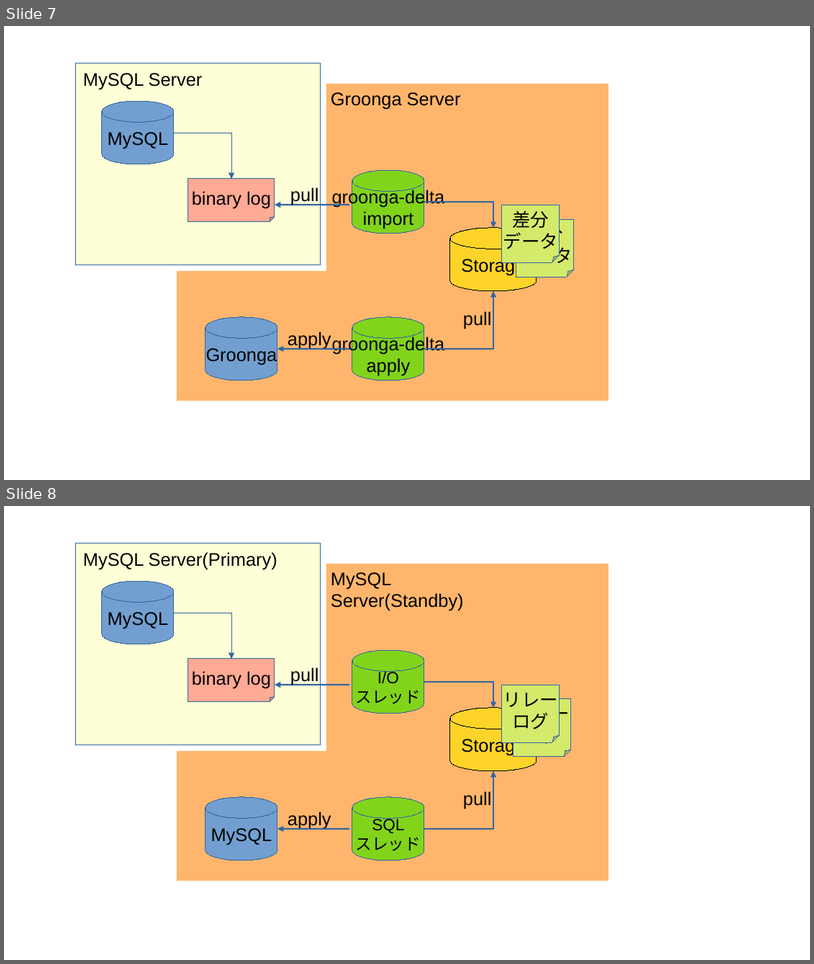
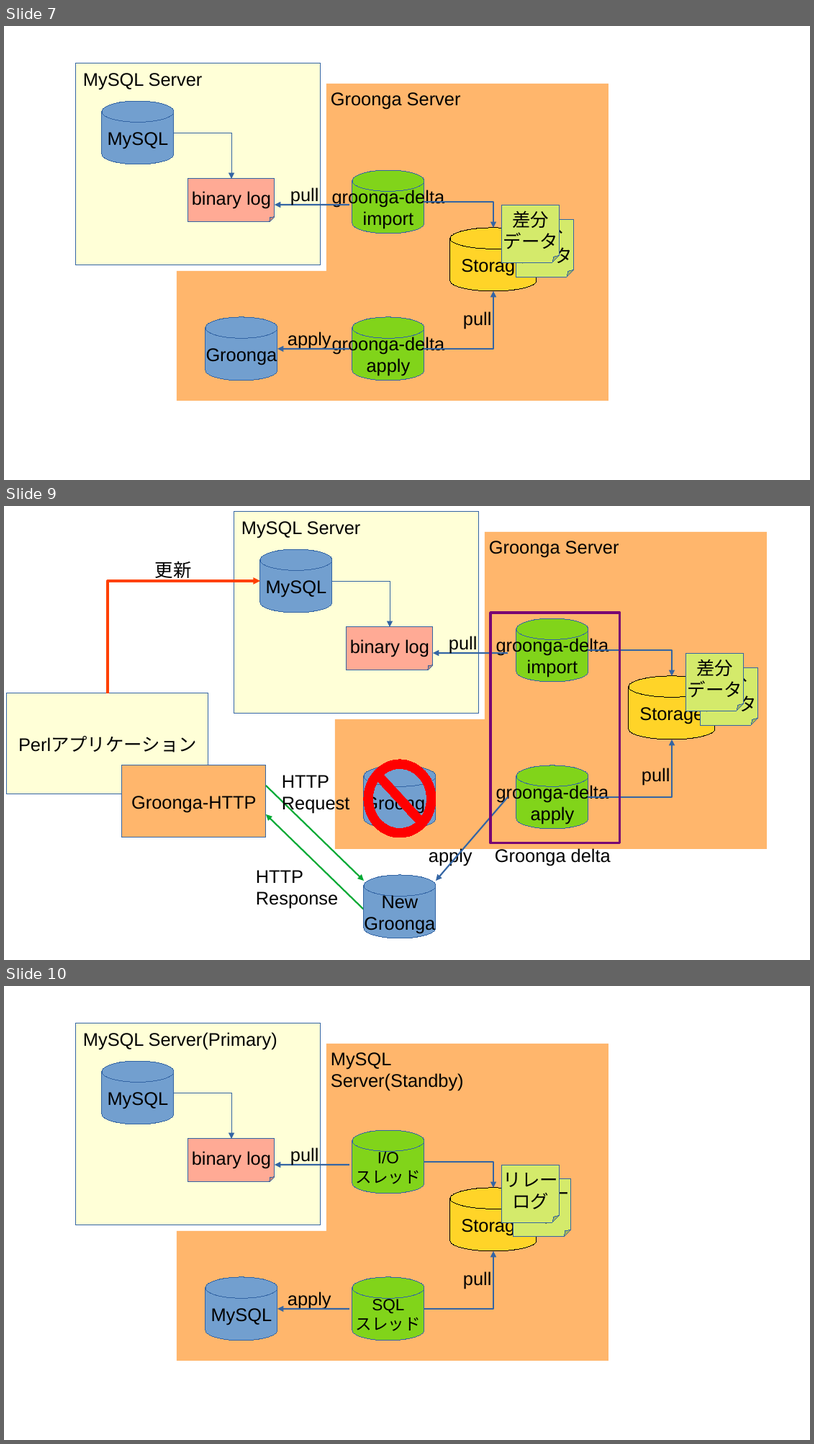
Before and after one commit to komainu8/rabbit-slide-komainu8-yapc-kyoto-2023, a slide deck: images/無題 1.odp. Shown one above the other, each under a label of ours: slides 7 and 8 before the commit, slides 7, 9 and 10 after it; the slides between them are not shown. The pictures are 814x964 and 814x1444 pixels, drawn with LibreOffice and Linux fonts; fonts in the diff are those of the drawing. Boxes give left, top, right and bottom in pixels: in the first picture for what was removed or moved away, otherwise in the second. Text is boxed around its words. In the diff, an @@ line names an element or a change of style, - is before the commit and + after.

```diff
--- a/images/無題 1.odp
+++ b/images/無題 1.odp
@@ slide 9 added at [4,506,810,960], background #FFFFFF @@
@@ rectangle added at [234,512,480,714], fill #FFFFD7, outline #3465A4 0 pt @@
@@ text added at [242,521,361,538], 18 pt, text #000000 @@
+MySQL Server
@@ rectangle added at [485,532,767,849], fill #FFB66C @@
@@ text added at [489,541,620,557], 18 pt, text #000000 @@
+Groonga Server
@@ text added at [155,561,192,582], 18 pt, text #000000 @@
+更新
@@ cylinder added at [260,549,332,613], fill #729FCF, outline #3465A4 0 pt, 18 pt, text #000000 @@
+MySQL
@@ elbow arrow added from (108, 693) to (260, 581), #FF4000 2.3 pt @@
@@ elbow arrow added from (332, 581) to (391, 627), #3465A4 0 pt @@
@@ rectangle added at [491,613,620,844], outline #780373 2.3 pt @@
@@ folded corner added at [347,627,434,670], fill #FFAA95, outline #3465A4 0 pt, 18 pt, text #000000 @@
+binary log
@@ cylinder added at [517,619,589,682], fill #81D41A, outline #3465A4 0 pt, 18 pt, text #000000 @@
+groonga-delta
+import
@@ arrow added from (508, 653) to (434, 653), #3465A4 1.5 pt @@
@@ text added at [449,636,478,654], 18 pt, text #000000 @@
+pull
@@ elbow arrow added from (589, 650) to (672, 676), #3465A4 1.5 pt @@
@@ folded corner added at [687,653,745,711], fill #D4EA6B, outline #3465A4 0 pt, 18 pt, text #000000 @@
+差分
+データ
@@ cylinder added at [629,676,715,739], fill #FFD428, outline #000000 0 pt, 18 pt, text #000000 @@
+Storage
@@ folded corner added at [702,668,759,726], fill #D4EA6B, outline #3465A4 0 pt, 18 pt, text #000000 @@
+差分
+データ
@@ rectangle added at [7,693,209,794], fill #FFFFD7, outline #3465A4 0 pt, 18 pt, text #000000 @@
+Perlアプリケーション
@@ rectangle added at [335,719,494,849], fill #FFB66C @@
@@ elbow arrow added from (589, 798) to (672, 739), #3465A4 1.5 pt @@
@@ no-entry sign added at [364,759,436,836], fill #FF0000, outline #FF0000 0 pt @@
@@ rectangle added at [122,765,266,836], fill #FFB66C, outline #3465A4 0 pt, 18 pt, text #000000 @@
+Groonga-HTTP
@@ arrow added from (266, 785) to (364, 880), #00A933 1.5 pt @@
@@ text added at [282,775,350,813], 18 pt, text #000000 @@
+HTTP
+Request
@@ cylinder added at [364,765,436,829], fill #729FCF, outline #3465A4 0 pt, 18 pt, text #000000 @@
+Groonga
@@ cylinder added at [517,765,589,829], fill #81D41A, outline #3465A4 0 pt, 18 pt, text #000000 @@
+groonga-delta
+apply
@@ text added at [642,767,671,785], 18 pt, text #000000 @@
+pull
@@ arrow added from (508, 798) to (437, 880), #3465A4 1.5 pt @@
@@ arrow added from (364, 909) to (266, 814), #00A933 1.5 pt @@
@@ text added at [429,847,473,865], 18 pt, text #000000 @@
+apply
@@ text added at [495,847,611,865], 18 pt, text #000000 @@
+Groonga delta
@@ text added at [256,870,338,908], 18 pt, text #000000 @@
+HTTP
+Response
@@ cylinder added at [364,875,436,939], fill #729FCF, outline #3465A4 0 pt, 18 pt, text #000000 @@
+New
+Groonga
@@ what was slide 8 is now slide 10 @@
```
Also in this commit, not shown: 2 slides changed, 2 other slides added, 1 slide removed.
